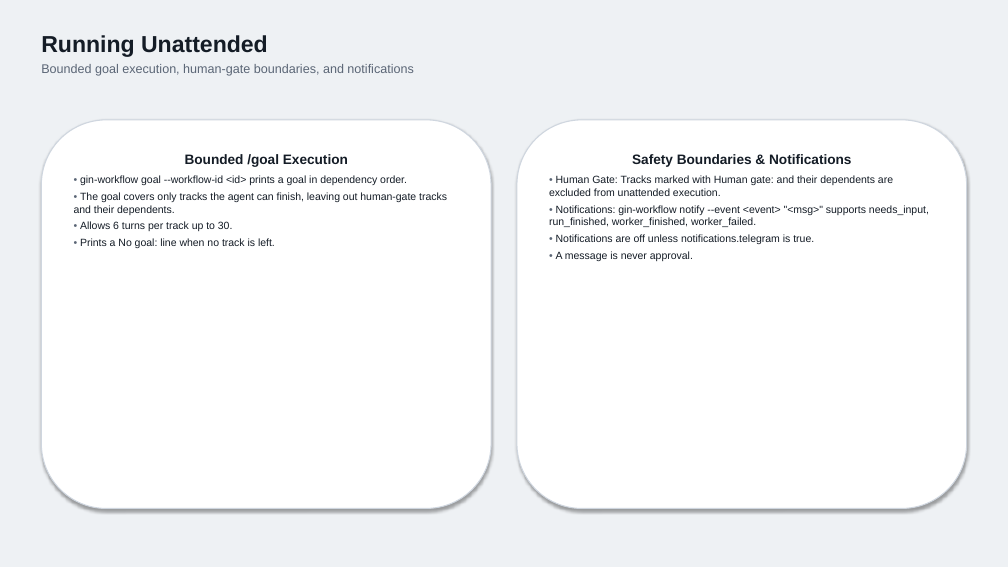
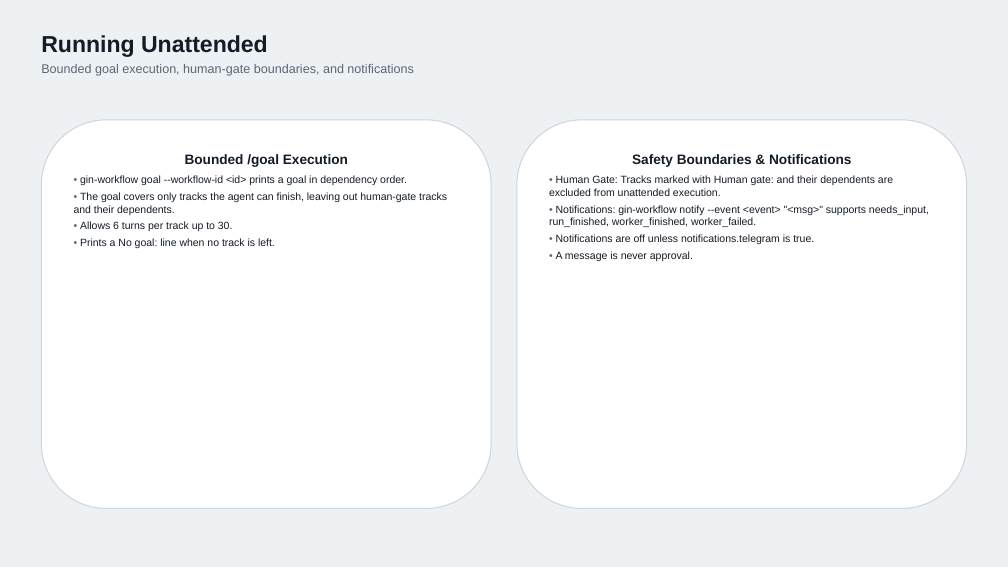
Before and after one commit to giangdhwhtbr/gin-workflow, a slide deck: slide 15 of docs/presentations/adlc.pptx. Drawn at 1008x567 pixels with LibreOffice and Linux fonts; fonts in the diff are those of the drawing. Boxes give left, top, right and bottom in pixels: in the first picture for what was removed or moved away, otherwise in the second. Text is boxed around its words. In the diff, an @@ line names an element or a change of style, - is before the commit and + after.

```diff
--- a/docs/presentations/adlc.pptx
+++ b/docs/presentations/adlc.pptx
@@ rounded rectangle "Bounded /goal Execution" at <box>42,120,492,509</box>: shadow off @@
@@ rounded rectangle "Safety Boundaries & Notifications" at <box>517,120,967,509</box>: shadow off @@
```
Also in this commit, not shown: 16 other slides changed.
